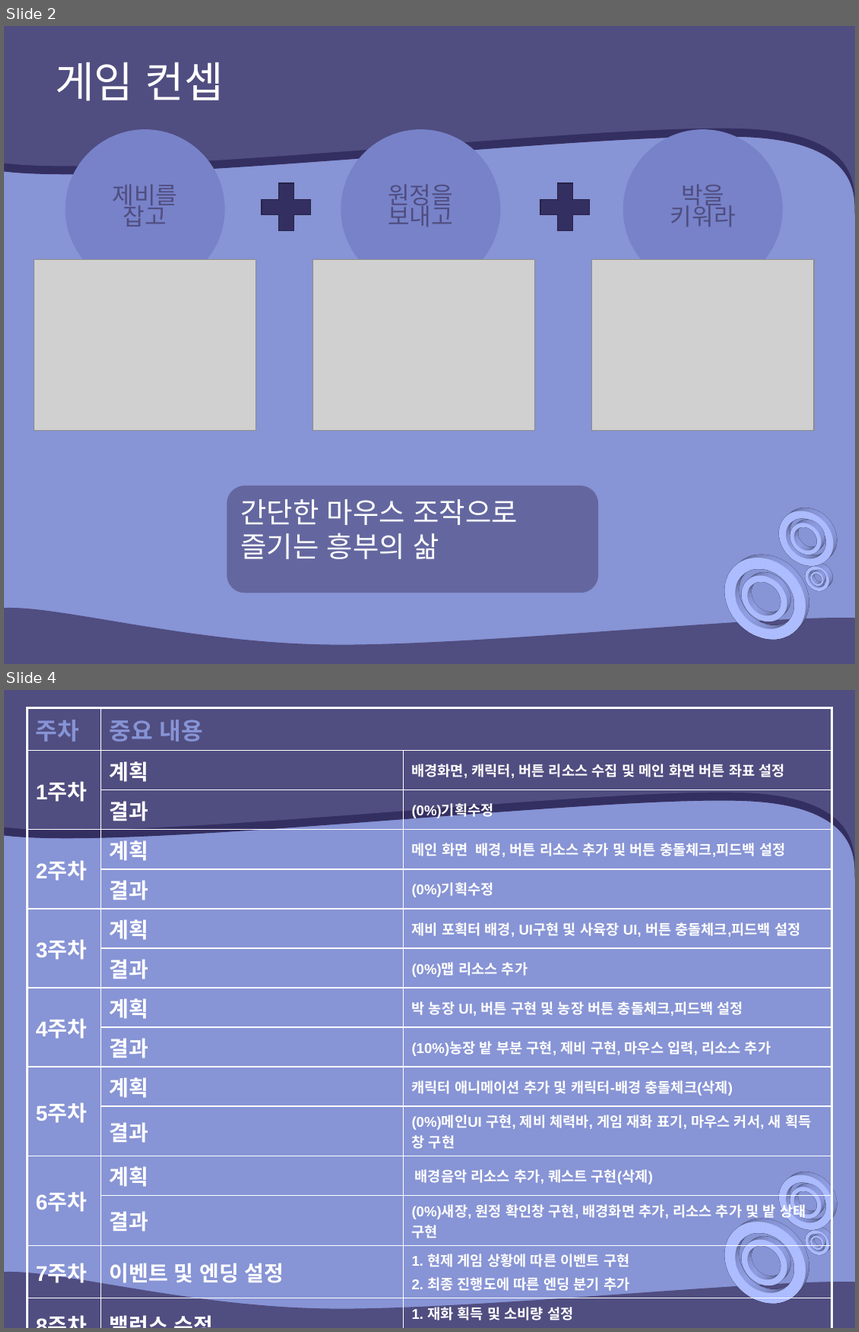
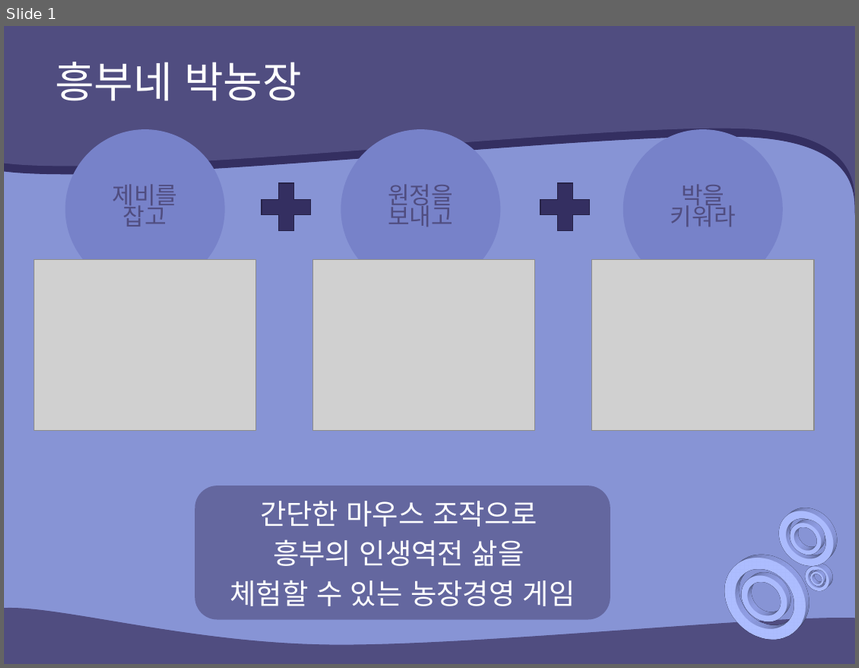
Before and after one commit to kim-dong-seok/2dgp_project, a slide deck: project/2018_2dgp_2015182005_김동석_2차발표 - 복사본.pptx. Shown one above the other, each under a label of ours: slides 2 and 4 before the commit, slide 1 after it; the slides between them are not shown. The pictures are 859x1332 and 859x668 pixels, drawn with LibreOffice and Linux fonts; fonts in the diff are those of the drawing; grey boxes stand for pictures. Boxes give left, top, right and bottom in pixels: in the first picture for what was removed or moved away, otherwise in the second. Text is boxed around its words. In the diff, an @@ line names an element or a change of style, - is before the commit and + after.

```diff
--- a/project/2018_2dgp_2015182005_김동석_2차발표 - 복사본.pptx
+++ b/project/2018_2dgp_2015182005_김동석_2차발표 - 복사본.pptx
@@ slide 4 removed at bbox=[4, 690, 855, 1328], background #8794D5; not listed: 8 template elements that a slide beside it also shows @@
@@ table removed at bbox=[28, 708, 832, 1324], 16 rows, 3 columns @@
-주차 | 중요 내용 | 
-1주차 | 계획 | 배경화면, 캐릭터, 버튼 리소스 수집 및 메인 화면 버튼 좌표 설정
- | 결과 | (0%)기획수정
-2주차 | 계획 | 메인 화면 배경, 버튼 리소스 추가 및 버튼 충돌체크,피드백 설정
- | 결과 | (0%)기획수정
-3주차 | 계획 | 제비 포획터 배경, UI구현 및 사육장 UI, 버튼 충돌체크,피드백 설정
- | 결과 | (0%)맵 리소스 추가
-4주차 | 계획 | 박 농장 UI, 버튼 구현 및 농장 버튼 충돌체크,피드백 설정
- | 결과 | (10%)농장 밭 부분 구현, 제비 구현, 마우스 입력, 리소스 추가
-5주차 | 계획 | 캐릭터 애니메이션 추가 및 캐릭터-배경 충돌체크(삭제)
- | 결과 | (0%)메인UI 구현, 제비 체력바, 게임 재화 표기, 마우스 커서, 새 획득 창 구현
-6주차 | 계획 | 배경음악 리소스 추가, 퀘스트 구현(삭제)
- | 결과 | (0%)새장, 원정 확인창 구현, 배경화면 추가, 리소스 추가 및 밭 상태 구현
-7주차 | 이벤트 및 엔딩 설정 | 1. 현제 게임 상황에 따른 이벤트 구현 / 2. 최종 진행도에 따른 엔딩 분기 추가
-8주차 | 밸런스 수정 | 1. 재화 획득 및 소비량 설정 / 2. 이벤트 빈도 설정
-9주차 | 최종 점검 | 1. 최종 버그 테스트 및 릴리즈
@@ what was slide 2 is now slide 1 @@
@@ slide 1 changed as well @@
@@ title at bbox=[55, 62, 302, 101]: text changed @@
-게임 컨셉
+흥부네 박농장
@@ rounded rectangle "간단한 마우스 조작으로": place and size @@
-rounded rectangle "간단한 마우스 조작으로" at bbox=[227, 486, 598, 593]
+rounded rectangle "간단한 마우스 조작으로" at bbox=[195, 486, 610, 620]
@@ text in rounded rectangle at bbox=[230, 501, 576, 607]: text changed @@
-간단한 마우스 조작으로 즐기는 흥부의 삶
+간단한 마우스 조작으로
+흥부의 인생역전 삶을
+체험할 수 있는 농장경영 게임
```
Also in this commit, not shown: 3 slides added, 3 other slides removed, 1 other file.
